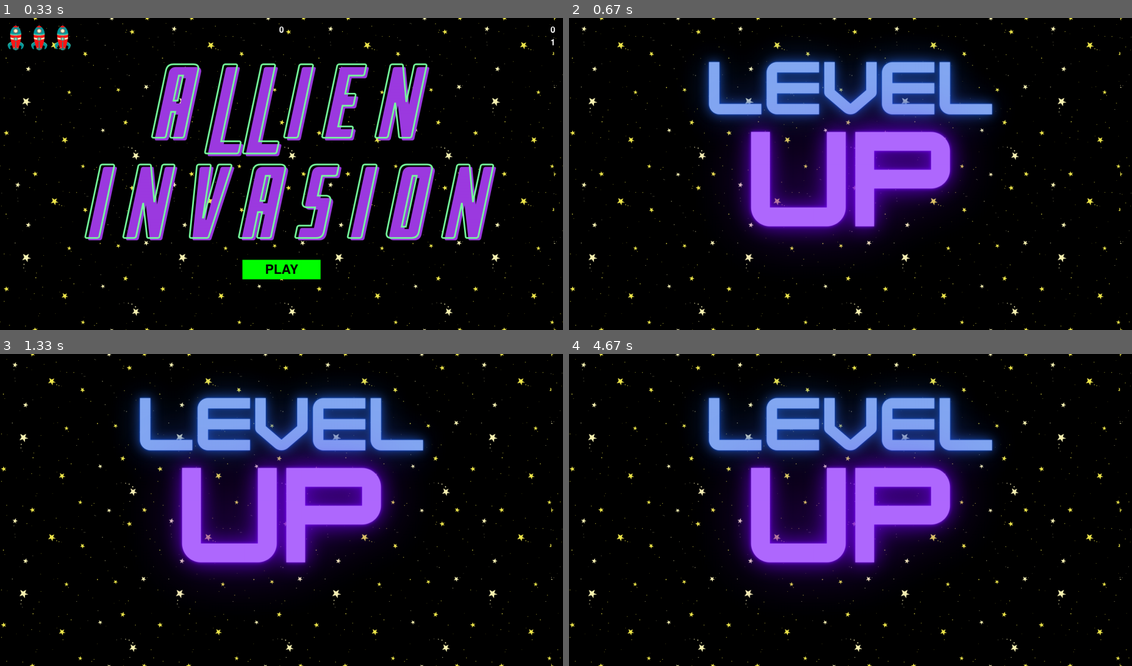
Above: before the commit, frames 1-4 (two rows, left to right).
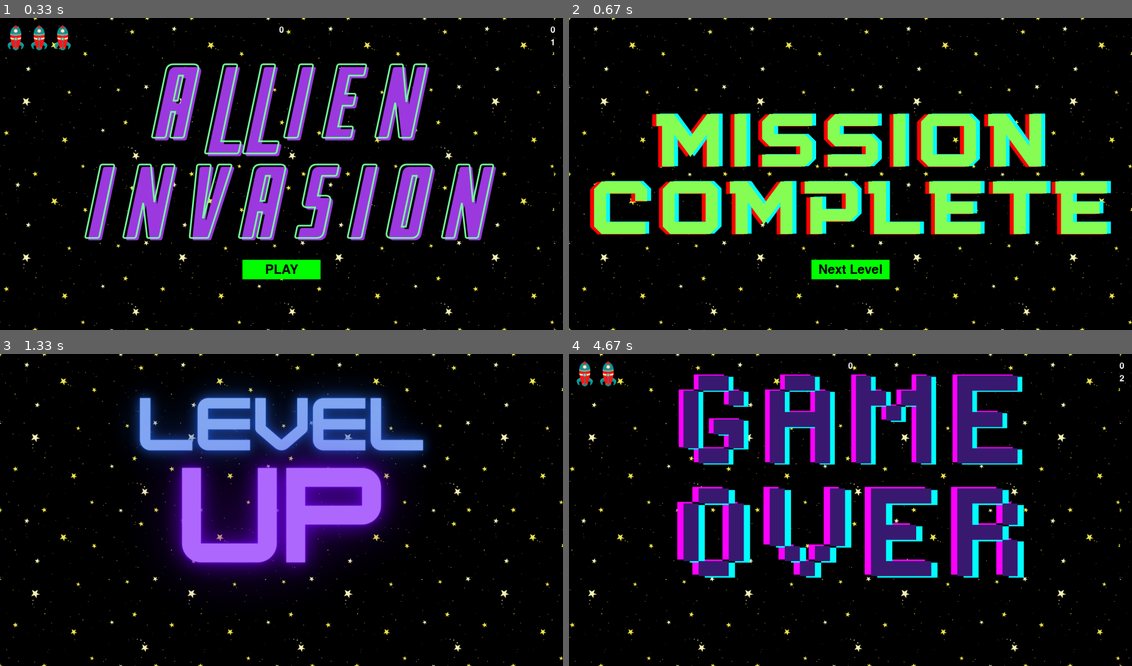
Above: after the commit, the same moments.

Repository: galileaalmaraz/Alien-Invasion
Game: pygame game, started from alien_invasion.py
Two runs of this game, one before a commit and one after it. Both use one fixed random seed, a clock stepped at 60 frames per second and the inputs below.
Inputs (mouse positions are in pixels of both pictures, inside the frame that each line leads up to):
- Up to frame 1 (0.33 s): no input
- Up to frame 2 (0.67 s): type "ann" at 0.33 s
- Up to frame 3 (1.33 s): tap Enter at 0.67 s; click (281, 606) at 0.93 s, where only the run after the commit has a clickable "Next Level"
- Up to frame 4 (4.67 s): tap K at 3.43 s

Frame 1 is identical in both runs. In frame 2, 37% of the frame differs, in the area x 0-100%, y 0-100%; in frame 3, 2.8%; in frame 4, 34%.

Commit message:
created mission complete page and put it before the level up page.

Diff:
--- a/game_functions.py
+++ b/game_functions.py
@@ -8,6 +8,7 @@
 from pygame_textinput import TextInput
 from text_message import Message
 
+from button import Button
 from bullet import Bullet
 from alien import Alien
 from asteroid import Asteroid
@@ -156,6 +157,37 @@
     screen.blit(saveusername_image, (0, 0))
 
 
+def draw_missioncomplete_page(screen):
+    missioncomplete_image = pygame.image.load("./assets/mission_complete.png")
+    screen.blit(missioncomplete_image, (0, 0))
+
+
+def display_mission_complete(screen, stats):
+    draw_background_image(screen)
+
+    next_level_button = Button(None, screen, "Next Level")
+    next_level_button.rect.x = 620
+    next_level_button.rect.y = 620
+
+    while True:
+        draw_missioncomplete_page(screen)
+        event = pygame.event.poll()
+        if event.type == pygame.MOUSEBUTTONDOWN:
+            mouse_x, mouse_y = pygame.mouse.get_pos()
+            button_clicked = next_level_button.rect.collidepoint(mouse_x, mouse_y)
+            if button_clicked:
+                break
+        elif event.type == pygame.QUIT:
+            stats.close_asteroids_timer()
+            sys.exit()
+
+        next_level_button.draw_button()
+        pygame.display.flip()
+
+    draw_background_image(screen)
+    pygame.display.flip()
+
+
 def update_screen(
     ai_settings, screen, stats, sb, ship, aliens, bullets, asteroids, play_button
 ):
@@ -186,6 +218,7 @@
                 username = ask_player_for_username(screen, stats)
                 stats.set_username(username)
                 stats.end_game()
+                show_user_scores(screen, stats)
         play_button.draw_button()
 
     # Make the most recently drawn screen visible.
@@ -244,6 +277,7 @@
 
         # Increase level.
         stats.level += 1
+        display_mission_complete(screen, stats)
         draw_levelup_page(screen)
         pygame.display.update()
         sleep(3)
--- a/scores.json
+++ b/scores.json
@@ -1 +1 @@
-[{ "username": "Mena Filfil", "levels": [] }]
+[{"username": "Mena Filfil", "levels": []}, {"username": "Mena Filfil", "levels": [{"level": 1, "starttime": "2021-04-29 12:50:02.864681", "endtime": "2021-04-29 12:50:04.141572", "score": 0}, {"level": 2, "starttime": "2021-04-29 12:50:04.141584", "endtime": "2021-04-29 12:50:10.514598", "score": 0}, {"level": 3, "starttime": "2021-04-29 12:50:10.514611", "endtime": "2021-04-29 12:50:19.859413", "score": 0}, {"level": 4, "starttime": "2021-04-29 12:50:19.859424", "endtime": "2021-04-29 12:50:26.892500", "score": 0}]}]
